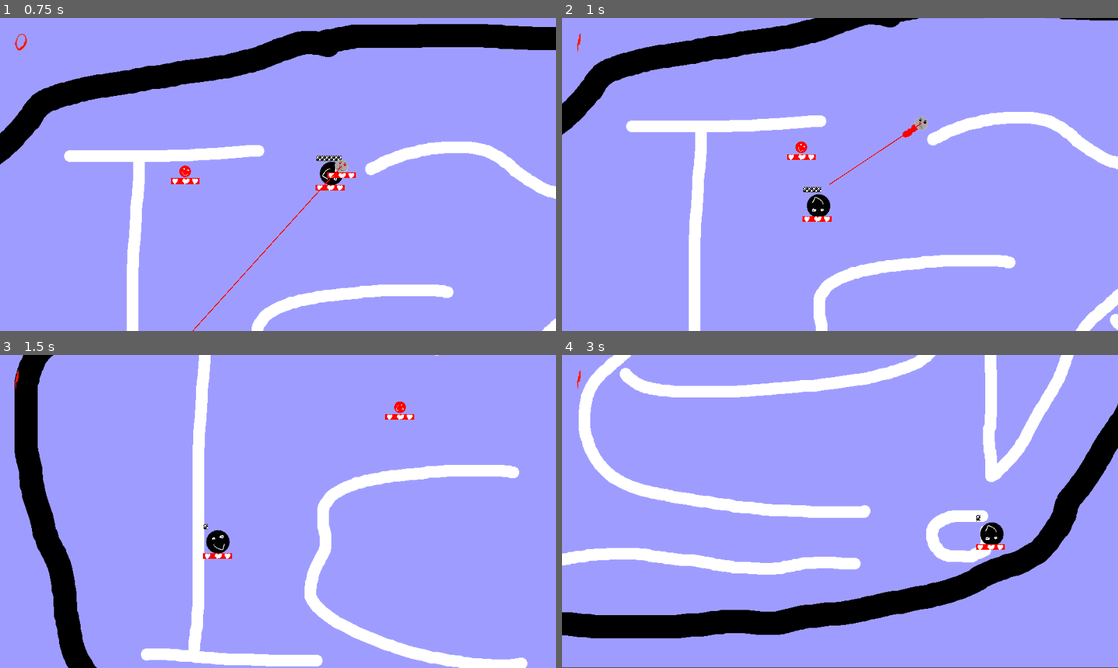
Above: before the commit, frames 1-4 (two rows, left to right).
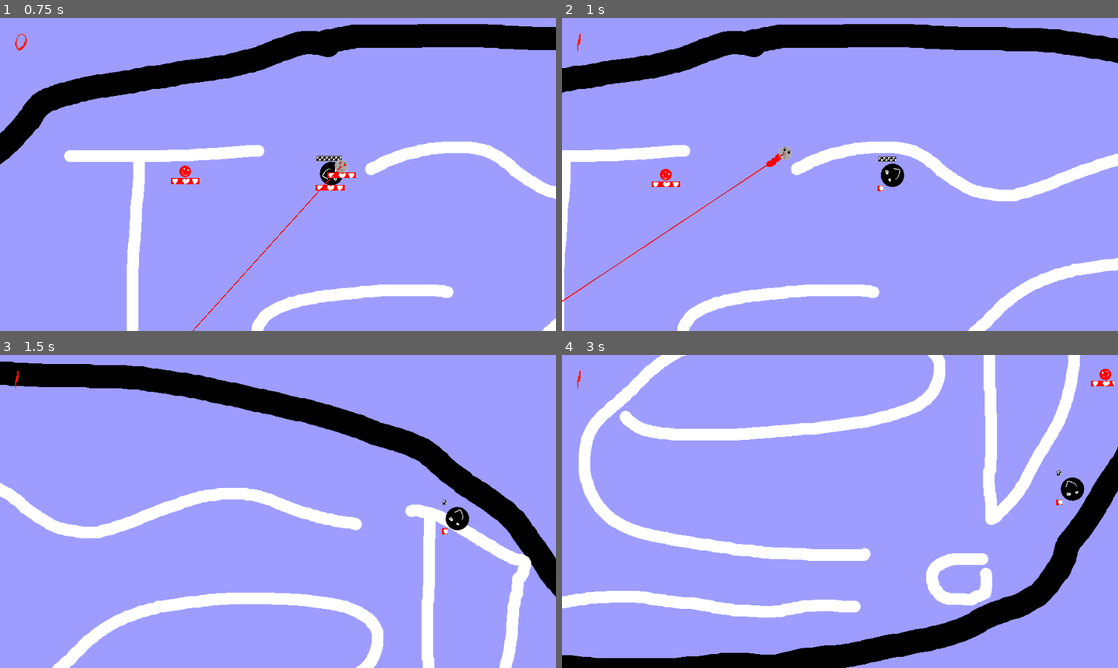
Above: after the commit, the same moments.

Repository: Junber/LD-47
Game: Godot game, scene res://Scenes/Root.tscn
Same seed, same stepped clock (60 frames per second), same inputs: the game is played once before the commit and once after it.
Inputs:
- Up to frame 1 (0.75 s): hold D (move_right) from 0.53 s (still down); tap Space (boost) at 0.6 s
- Up to frame 2 (1 s): keep holding D (move_right)
- Up to frame 3 (1.5 s): release D (move_right) at 1.28 s; hold S (move_down) from 1.28 s (still down); tap Space (boost) at 1.35 s
- Up to frame 4 (3 s): release S (move_down) at 2.03 s; hold D (move_right) 2.03-2.78 s; tap Space (boost) at 2.1, 2.85 s; hold W (move_up) from 2.78 s (still down)

Frame 1 is identical in both runs. In frame 2, 20% of the frame differs, in the area x 0-100%, y 0-100%; in frame 3, 26%; in frame 4, 34%.

Commit message:
add double dispatch + laser collision and damage

Diff:
--- a/Scenes/Root.tscn
+++ b/Scenes/Root.tscn
@@ -13,6 +13,7 @@
 [ext_resource path="res://Resources/Sounds/boo.wav" type="AudioStream" id=11]
 [ext_resource path="res://Resources/Sounds/wow.wav" type="AudioStream" id=12]
 [ext_resource path="res://Scripts/SfxPlayer.gd" type="Script" id=13]
+[ext_resource path="res://Scripts/Border.gd" type="Script" id=14]
 
 [sub_resource type="CircleShape2D" id=1]
 radius = 40.0
@@ -85,8 +86,8 @@
 margin_right = -2.60174
 margin_bottom = 46.5377
 rect_scale = Vector2( 2, 2 )
-max_value = 100000.0
-value = 100000.0
+max_value = 100.0
+value = 100.0
 texture_progress = ExtResource( 7 )
 __meta__ = {
 "_edit_use_anchors_": false
@@ -100,6 +101,7 @@
 scale = Vector2( 2, 2 )
 collision_layer = 4
 collision_mask = 0
+script = ExtResource( 14 )
 
 [node name="CollisionPolygon2D" type="CollisionPolygon2D" parent="Border"]
 build_mode = 1
@@ -116,7 +118,7 @@
 script = ExtResource( 4 )
 
 [node name="EnemySpawnTimer" type="Timer" parent="EnemySpawnPath"]
-wait_time = 4096.0
+wait_time = 5.0
 autostart = true
 
 [node name="HUD" type="CanvasLayer" parent="."]
--- /dev/null
+++ b/Scripts/Border.gd
@@ -0,0 +1,7 @@
+extends StaticBody2D
+
+func getHitBy(collider, collision):
+	collider.collideWithWall(self, collision)
+
+func _ready():
+	pass # Replace with function body.
--- a/Scripts/Enemy.gd
+++ b/Scripts/Enemy.gd
@@ -13,14 +13,15 @@
 func _ready():
 	pass
 
-func hitIceScater(collision):
+func collideWithIceScater(collider):
+	.collideWithIceScater(collider)
 	var damageToOther = damageDealt()
-	if getHit(collision.collider, collision.collider.damageDealt()):
+	if takeDamage(collider.damageDealt()):
 		damageToOther = 0
 		emit_signal("enemyDied")
 	else:
 		emit_signal("enemyDidNotDie")
-	collision.collider.getHit(self, damageToOther)
+	collider.takeDamage(damageToOther)
 
 func setSpriteRotation(rotation):
 	deadSprite.rotate(rotation)
--- a/Scripts/IceScater.gd
+++ b/Scripts/IceScater.gd
@@ -10,6 +10,16 @@
 
 func _ready():
 	pass
+
+func collideWithWall(collider, collision):
+	velocity = velocity.bounce(collision.normal) / 2
+	rotationSpeed /= 2
+
+func collideWithIceScater(collider):
+	velocity = (position - collider.position).normalized() * velocity.length() / 2
+
+func getHitBy(collider, collision):
+	collider.collideWithIceScater(self)
 
 func getDirection():
 	return Vector2(0,0)
@@ -24,10 +34,8 @@
 func kill():
 	queue_free()
 
-func getHit(other, damage):
-	velocity = (position - other.position).normalized() * velocity.length() / 2
-	rotationSpeed /= 2
-	healthBar.value -= damage
+func takeDamage(amount):
+	healthBar.value -= amount
 	if healthBar.value <= 0:
 		kill()
 		return true
@@ -35,10 +43,6 @@
 
 func hitIceScater(_collision):
 	pass
-
-func hitWall(collision):
-	velocity = velocity.bounce(collision.normal) / 2
-	rotationSpeed /= 2
 
 func spinUp(delta):
 	rotationSpeed = min(rotationSpeed + 10 * delta, maxRotationSpeed)
@@ -53,9 +57,6 @@
 
 	var collision = move_and_collide(velocity * delta)
 	if collision:
-		if collision.collider.has_method("getHit"):
-			hitIceScater(collision)
-		else:
-			hitWall(collision)
+		collision.collider.getHitBy(self, collision)
 
 	setSpriteRotation(0.1 * delta * rotationSpeed)
--- a/Scripts/Laser.gd
+++ b/Scripts/Laser.gd
@@ -1,6 +1,16 @@
 extends RayCast2D
 
 onready var laserBeam = $LaserBeam
+export var damage = 10;
+
+func getHitBy(collider, collision):
+	pass
+
+func collideWithWall(collider, collision):
+	pass
+
+func collideWithIceScater(collider):
+	collider.takeDamage(damage)
 
 func _physics_process(delta):
 	rotation += delta
@@ -8,4 +18,4 @@
 	if is_colliding():
 		var point = get_collision_point()
 		laserBeam.points[1]=to_local(point)
-		print(get_collider().name)
+		get_collider().getHitBy(self, null)
--- a/Scripts/Player.gd
+++ b/Scripts/Player.gd
@@ -7,6 +7,9 @@
 onready var sprite = $Sprite
 
 func _ready():
+	pass
+
+func collideWithIceScater(collider):
 	pass
 
 func kill():
Not shown: 1 places in Scenes/Root.tscn that only renumber resources
